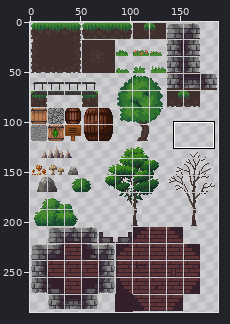
Sprite sheet, stored at android/assets/maps/tileset.png. The first picture is a wide view before the edit; the outline marks the close-up.
Close-up. Earlier state:
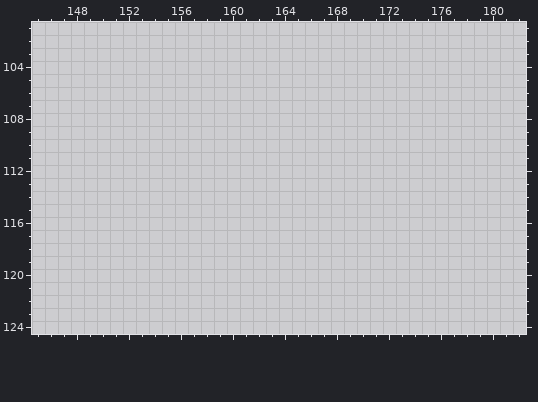
The file is 188x290 pixels. Colours within 5 levels of each other are drawn and written as one. Shown: x 145..182, y 101..124.
And afterwards:
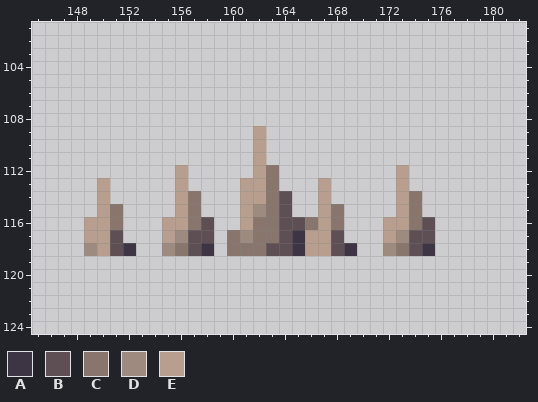
Palette (. is transparent): A #3d3544  B #5e4f54  C #88766d  D #9e8b80  E #b79e8f
Diff:
{"y":109,"x":162,"old":".","new":"E"}
{"y":110,"x":162,"old":".","new":"E"}
{"y":111,"x":162,"old":".","new":"E"}
{"y":112,"x":156,"old":".","new":"E"}
{"y":112,"x":162,"old":"..","new":"EC"}
{"y":112,"x":173,"old":".","new":"E"}
{"y":113,"x":150,"old":".","new":"E"}
{"y":113,"x":156,"old":".","new":"E"}
{"y":113,"x":161,"old":"...","new":"EEC"}
{"y":113,"x":167,"old":".","new":"E"}
{"y":113,"x":173,"old":".","new":"E"}
{"y":114,"x":150,"old":".","new":"E"}
{"y":114,"x":156,"old":"..","new":"EC"}
{"y":114,"x":161,"old":"....","new":"EECB"}
{"y":114,"x":167,"old":".","new":"E"}
{"y":114,"x":173,"old":"..","new":"EC"}
{"y":115,"x":150,"old":"..","new":"EC"}
{"y":115,"x":156,"old":"..","new":"EC"}
{"y":115,"x":161,"old":"....","new":"EDCB"}
{"y":115,"x":167,"old":"..","new":"EC"}
{"y":115,"x":173,"old":"..","new":"EC"}
{"y":116,"x":149,"old":"...","new":"EEC"}
{"y":116,"x":155,"old":"....","new":"EECB"}
{"y":116,"x":161,"old":"........","new":"ECCBBCEC"}
{"y":116,"x":172,"old":"....","new":"EECB"}
{"y":117,"x":149,"old":"...","new":"EEB"}
{"y":117,"x":155,"old":"....","new":"EDBB"}
{"y":117,"x":160,"old":".........","new":"CDCCBAEEB"}
{"y":117,"x":172,"old":"....","new":"EDBB"}
{"y":118,"x":149,"old":"....","new":"DEBA"}
{"y":118,"x":155,"old":"....","new":"DCBA"}
{"y":118,"x":160,"old":"..........","new":"CCCBBAEEBA"}
{"y":118,"x":172,"old":"....","new":"DCBA"}
{"label":"added","picture_box":[84,126,435,256]}
